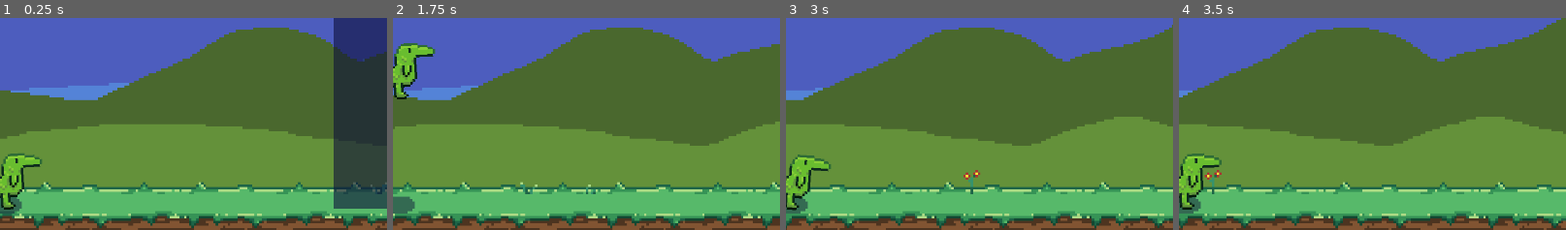
Above: before the commit, frames 1-4 (left to right).
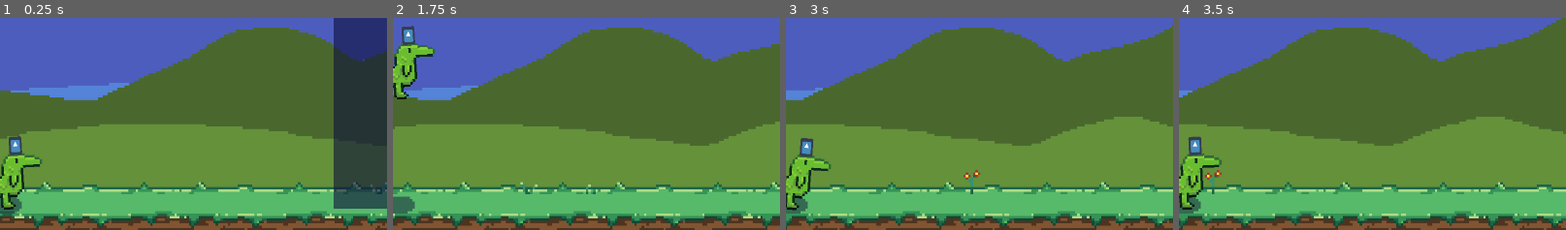
Above: after the commit, the same moments.

Repository: zMenta/DinosaurRun
Game: Godot game, scene res://main/Main.tscn
The game is run twice, just before and just after one commit, with the same random seed, the same clock (stepped at 60 frames per second) and the same inputs. The engine's default icon, where the game draws it, is replaced by a stand-in: a white triangle on a blue panel in a dark square.
Inputs:
- Up to frame 1 (0.25 s): no input
- Up to frame 2 (1.75 s): click "Play" at 0.5 s; tap Space (jump) at 1.52 s
- Up to frame 3 (3 s): tap Space (jump) at 2.27 s
- Up to frame 4 (3.5 s): no input
The pictures show only the part of the screen within x 7-57%, y 48-98%; the shares and areas given below are measured in that part.

The runs differ from the first frame. In frame 1, 0.3% of the frame differs, in the area x 2-6%, y 55-65%; in frame 2, 0.3%; in frame 3, 0.3%; in frame 4, 0.3%.

Commit message:
hats resource

Diff:
--- /dev/null
+++ b/DinosaurRun/common/resources/Hats.gd
@@ -0,0 +1,4 @@
+class_name Hats
+extends Resource
+
+export(Array, Texture) var hats_textures
--- a/DinosaurRun/project.godot
+++ b/DinosaurRun/project.godot
@@ -29,6 +29,11 @@
 "language": "GDScript",
 "path": "res://common/resources/GameSettings.gd"
 }, {
+"base": "Resource",
+"class": "Hats",
+"language": "GDScript",
+"path": "res://common/resources/Hats.gd"
+}, {
 "base": "Node2D",
 "class": "Obstacle",
 "language": "GDScript",
@@ -54,6 +59,7 @@
 "Coin": "",
 "EnviromentLayer": "",
 "GameSettings": "",
+"Hats": "",
 "Obstacle": "",
 "Player": "",
 "PlayerStats": "",
--- /dev/null
+++ b/DinosaurRun/scenes/player/Hats.tres
@@ -0,0 +1,7 @@
+[gd_resource type="Resource" load_steps=2 format=2]
+
+[ext_resource path="res://common/resources/Hats.gd" type="Script" id=1]
+
+[resource]
+script = ExtResource( 1 )
+hats_textures = [  ]
--- a/DinosaurRun/scenes/player/Player.tscn
+++ b/DinosaurRun/scenes/player/Player.tscn
@@ -1,9 +1,11 @@
-[gd_scene load_steps=9 format=2]
+[gd_scene load_steps=11 format=2]
 
 [ext_resource path="res://scenes/player/Player.gd" type="Script" id=1]
 [ext_resource path="res://scenes/player/assets/Dino.png" type="Texture" id=2]
 [ext_resource path="res://scenes/player/assets/DinoShadow.png" type="Texture" id=3]
 [ext_resource path="res://scenes/player/PlayerNode.gd" type="Script" id=4]
+[ext_resource path="res://icon.png" type="Texture" id=5]
+[ext_resource path="res://scenes/player/Hats.tres" type="Resource" id=6]
 
 [sub_resource type="RectangleShape2D" id=1]
 extents = Vector2( 11.5, 11.5 )
@@ -57,6 +59,7 @@
 
 [node name="Player" type="Node2D"]
 script = ExtResource( 4 )
+hats_resource = ExtResource( 6 )
 
 [node name="DinoShadow" type="Sprite" parent="."]
 position = Vector2( 0, -2 )
@@ -67,6 +70,11 @@
 
 [node name="Sprite" type="Sprite" parent="Player"]
 texture = ExtResource( 2 )
+
+[node name="SpriteHat" type="Sprite" parent="Player/Sprite"]
+position = Vector2( 5.375, -16.25 )
+scale = Vector2( 0.0820313, 0.117188 )
+texture = ExtResource( 5 )
 
 [node name="Sprites" type="Node2D" parent="Player"]
 
--- a/DinosaurRun/scenes/player/PlayerNode.gd
+++ b/DinosaurRun/scenes/player/PlayerNode.gd
@@ -1,6 +1,8 @@
 extends Node2D
 
 signal player_died
+
+export(Resource) var hats_resource
 
 
 func _on_Player_died():
Binary file removed: DinosaurRun/scenes/player/assets/dino_arm.png
Not shown, removed: DinosaurRun/scenes/player/assets/dino_arm.png.import
Binary file removed: DinosaurRun/scenes/player/assets/dino_body.png
Not shown, removed: DinosaurRun/scenes/player/assets/dino_body.png.import
Binary file removed: DinosaurRun/scenes/player/assets/dino_head.png
Not shown, removed: DinosaurRun/scenes/player/assets/dino_head.png.import
Binary file removed: DinosaurRun/scenes/player/assets/dino_leg.png
Not shown, removed: DinosaurRun/scenes/player/assets/dino_leg.png.import
Not shown, changed: todo.org
